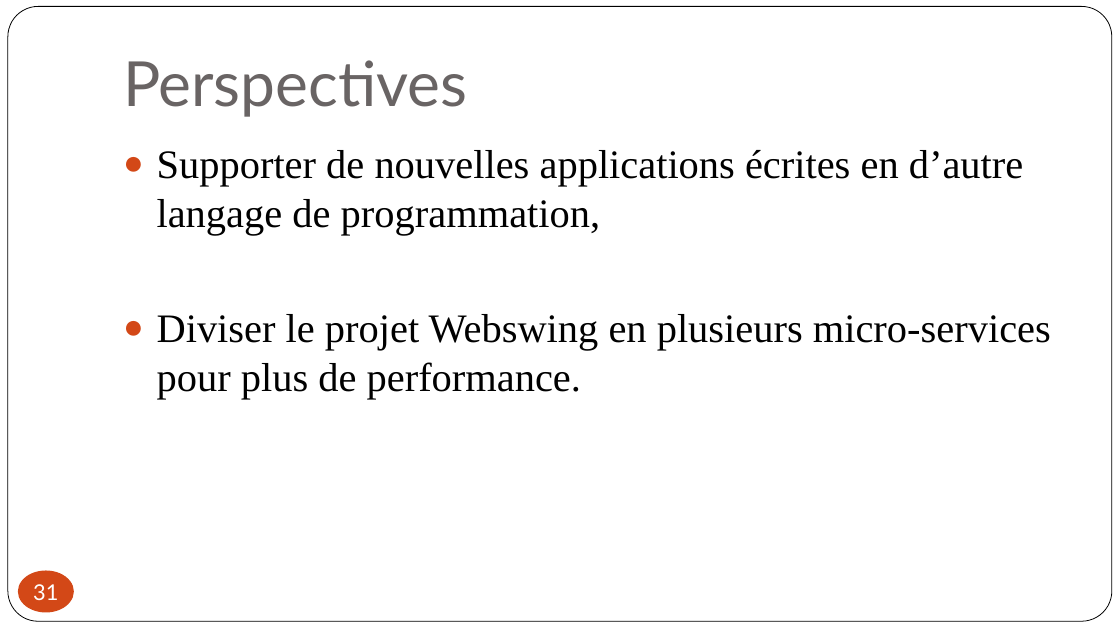
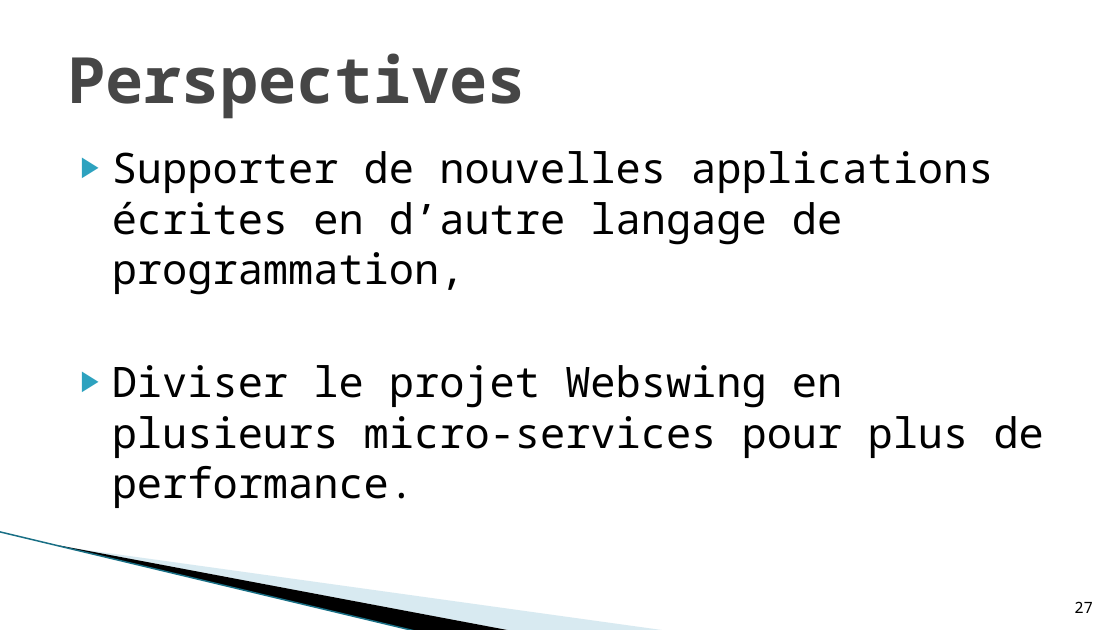
Before and after one commit to soufianeBenRahim/memoire-master, a slide deck: slide 27 of presentation-final.pptx (slide 31 before the commit). Drawn at 1120x630 pixels with LibreOffice and Linux fonts; fonts in the diff are those of the drawing; background and template pictures are left out. Boxes give left, top, right and bottom in pixels: in the first picture for what was removed or moved away, otherwise in the second. Text is boxed around its words. In the diff, an @@ line names an element or a change of style, - is before the commit and + after.

```diff
--- a/presentation-final.pptx
+++ b/presentation-final.pptx
@@ rounded rectangle removed at bbox=[8, 7, 1112, 622] @@
@@ title "Perspectives": place and size @@
-title "Perspectives" at bbox=[123, 60, 467, 117]
+title "Perspectives" at bbox=[67, 53, 526, 119]
@@ title "Perspectives" at bbox=[67, 53, 526, 119]: size 40 to 41 pt, font Lato to Noto Sans Mono, text colour #696464 to #464646, bold on; vertical alignment bottom to middle @@
@@ text "Supporter de nouvelles applications écrites ...": place and size @@
-text "Supporter de nouvelles applications écrites ..." at bbox=[157, 150, 1051, 399]
+text "Supporter de nouvelles applications écrites ..." at bbox=[112, 151, 1044, 508]
@@ text "Supporter de nouvelles applications écrites ..." at bbox=[112, 151, 1044, 508]: size 26 to 27 pt, font Times New Roman to Noto Sans Mono; bullet ● to ▶; less space between paragraphs; bullet colour #D34817 to #2DA2BF @@
@@ freeform shape added at bbox=[87, 459, 553, 591], fill #A0CBDC at 40% opacity @@
@@ freeform shape added at bbox=[0, 531, 459, 608], fill #000000 @@
@@ line added from (0, 532) to (416, 630), #97C5D8 0.95 pt @@
@@ page number removed at bbox=[18, 570, 74, 613] @@
-31
@@ page number added at bbox=[1074, 601, 1093, 613], 10 pt, text #000000 @@
+27
```
Also in this commit, not shown: 2 other slides changed, 25 slides added, 29 slides removed, 1 other file.
